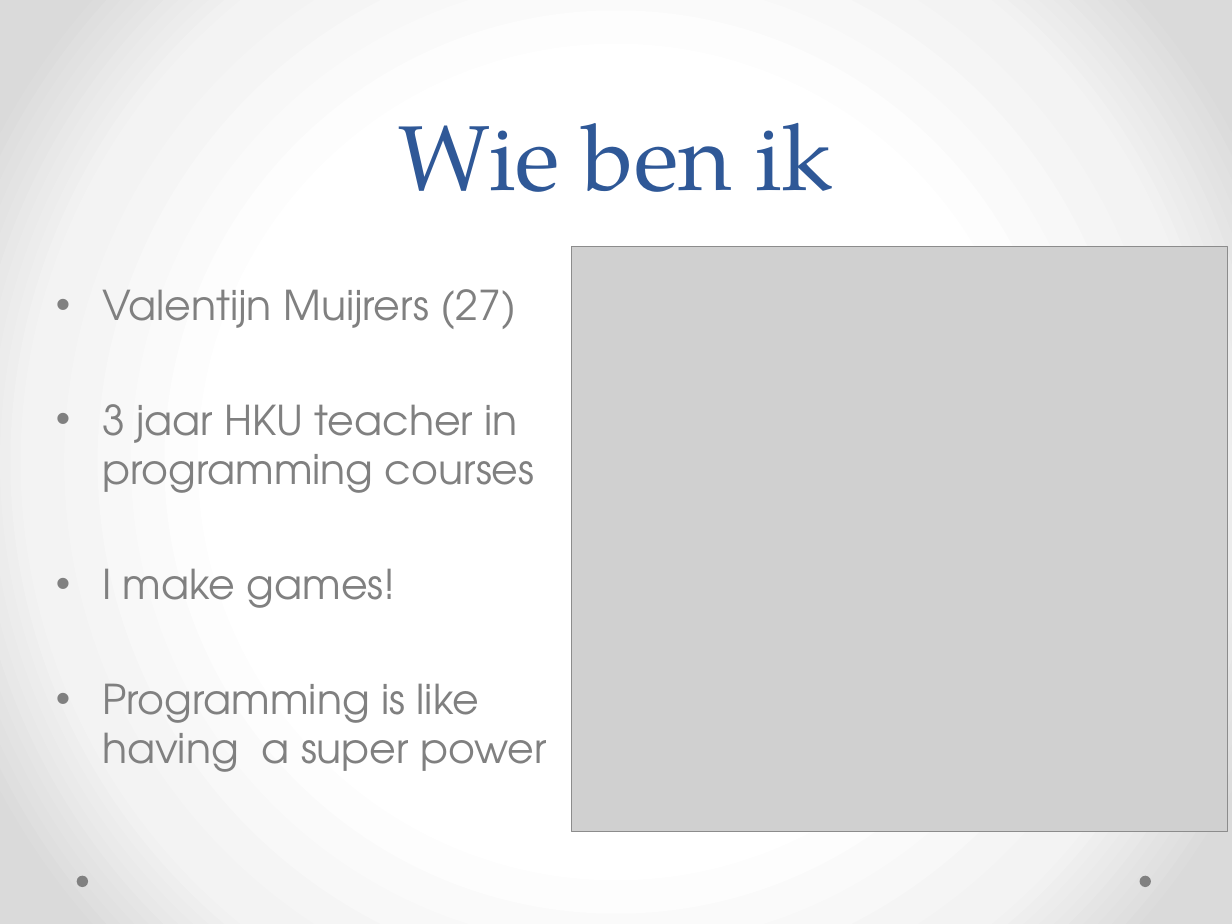
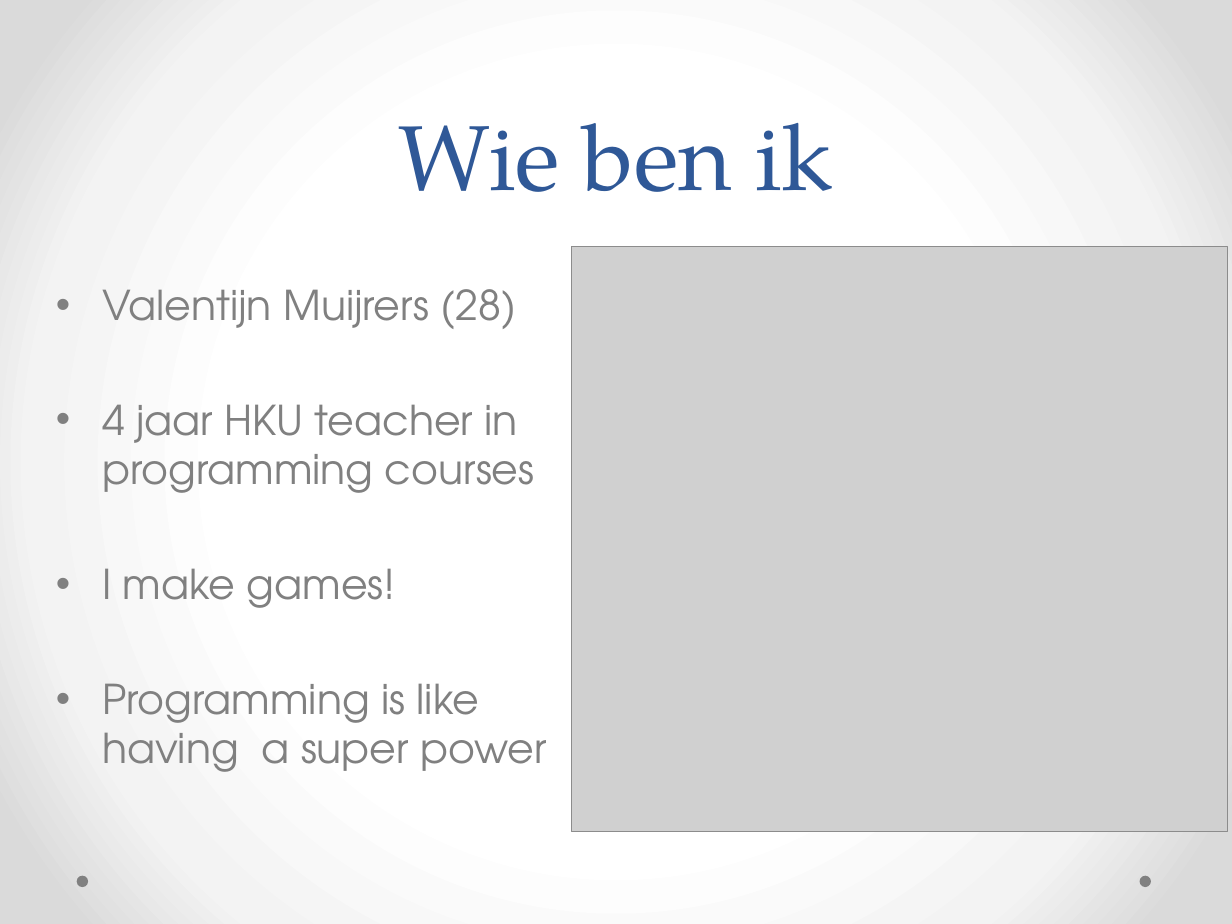
Before and after one commit to vmuijrers/EmpoweringCreativeThinkingThroughProgramming, a slide deck: slide 2 of Slides/ECTTP_Les_1_What_Is_Programming.pptx. Drawn at 1232x924 pixels with LibreOffice and Linux fonts; fonts in the diff are those of the drawing; grey boxes stand for pictures. Boxes give left, top, right and bottom in pixels: in the first picture for what was removed or moved away, otherwise in the second. Text is boxed around its words. In the diff, an @@ line names an element or a change of style, - is before the commit and + after.

```diff
--- a/Slides/ECTTP_Les_1_What_Is_Programming.pptx
+++ b/Slides/ECTTP_Les_1_What_Is_Programming.pptx
@@ text at (x1=102, y1=289, x2=535, y2=493): text changed @@
-• Valentijn Muijrers (27)
-• 3 jaar HKU teacher in programming courses
+• Valentijn Muijrers (28)
+• 4 jaar HKU teacher in programming courses
```
Also in this commit, not shown: 4 other slides changed, 1 other file.
